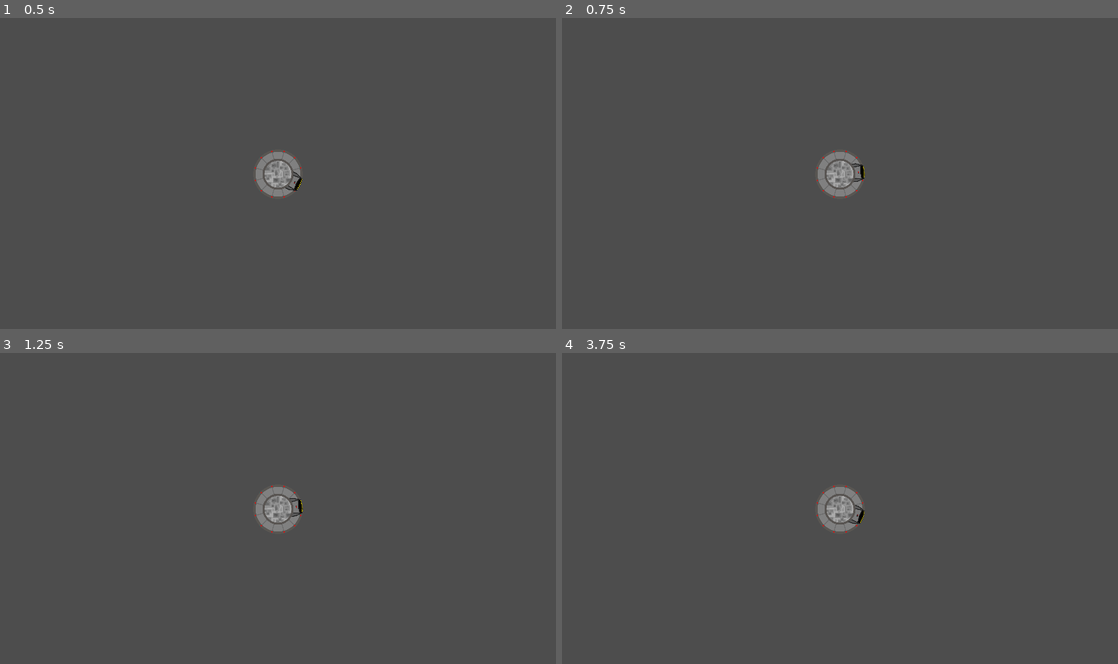
Above: before the commit, frames 1-4 (two rows, left to right).
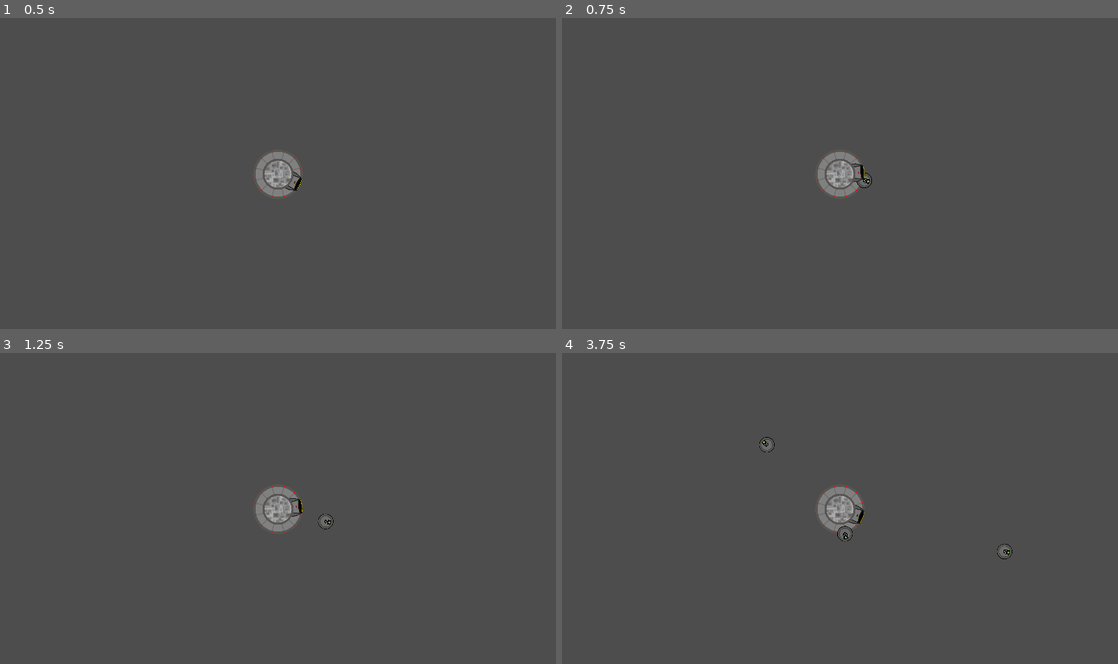
Above: after the commit, the same moments.

Repository: PlainOldNoah/DroneDeployer
Game: Godot game, scene res://main.tscn
Two runs of this game, one before a commit and one after it. Both use one fixed random seed, a clock stepped at 60 frames per second and the inputs below.
Inputs (mouse positions are in pixels of both pictures, inside the frame that each line leads up to):
- Up to frame 1 (0.5 s): no input
- Up to frame 2 (0.75 s): tap Enter at 0.5 s; move the mouse to (962, 157) at 0.52 s; press the mouse at (962, 157) at 0.53 s
- Up to frame 3 (1.25 s): no input
- Up to frame 4 (3.75 s): move the mouse to (728, 524) at 1.27 s; release the mouse at (728, 524) at 1.28 s; click (728, 524) at 1.35 s; move the mouse to (895, 440) at 2.02 s; press the mouse at (895, 440) at 2.03 s; move the mouse to (812, 570) at 2.77 s; release the mouse at (812, 570) at 2.78 s; click (812, 570) at 2.85 s; move the mouse to (1006, 555) at 3.52 s; press the mouse at (1006, 555) at 3.53 s

Frame 1 is identical in both runs. In frame 2, less than 0.1% of the frame differs, in the area x 53-56%, y 49-55%; in frame 3, less than 0.1%; in frame 4, 0.2%, in the area x 35-81%, y 27-67%.

Commit message:
Lots of planning around the ddcc, left off in unstable state

Diff:
--- a/Drone Deployer/drone_core/ddcc.gd
+++ b/Drone Deployer/drone_core/ddcc.gd
@@ -4,9 +4,10 @@
 @export var rotation_weight:float = 0.2
 @onready var deployer := $Sprites/Deployer
 @onready var deploy_pnt := $Sprites/Deployer/DeployPoint
+@onready var deploy_clearing := $Sprites/Deployer/DeploymentClearing
 
-func _ready():
-	var _ok := DroneManager.connect("drone_deployed", deploy_drone)
+#func _ready():
+#	var _ok := DroneManager.connect("drone_deployed", deploy_drone)
 
 
 # Called every frame. 'delta' is the elapsed time since the previous frame.
@@ -19,14 +20,53 @@
 	deployer.global_rotation = lerp_angle(deployer.global_rotation, angle, rotation_weight)
 
 
-func deploy_drone(drone:Drone):
-	drone.deploy(deploy_pnt.global_position, deployer.rotation)
+# Returns true if the deployer is free from obstacles
+func is_deployer_clear() -> bool:
+	if deploy_clearing.get_overlapping_bodies().size() == 0:
+		return true
+	else:
+		return false
 
 
-func skip_drone():
-	pass
+#func deploy_drone(drone:Drone):
+#	drone.deploy(deploy_pnt.global_position, deployer.rotation)
+#	drone.set_home(self)
+
+
+func deploy_next_drone():
+	if deploy_clearing.get_overlapping_bodies().size() == 0:
+		for i in 8:
+			print(DroneManager.get_next_drone())
+
+		var drone:Drone = DroneManager.get_next_drone()
+		if drone != null:
+			drone.deploy(deploy_pnt.global_position, deployer.rotation)
+			drone.set_home(self)
+			DroneManager.remove_drone_from_queue(drone)
+
+
+
+#func deploy(drone:Drone):
+#	print(drone)
+#	drone.deploy(deploy_pnt.global_position, deployer.rotation)
+#	drone.set_home(self)
 
 
 func _on_collection_range_body_entered(body):
+	if body.is_in_group("drone") and body.collectable == true:
+		body.ddcc_collection_range_entered()
+
+
+func _on_collection_range_body_exited(body):
 	if body.is_in_group("drone"):
-		body.store()
+		body.ddcc_collection_range_exited()
+
+
+#func _on_core_area_body_entered(body):
+#	if body.is_in_group("drone"):
+#		body.store()
+
+
+#func _on_arming_range_body_exited(_body):
+#	if body.is_in_group("drone"):
+#		body.ddcc_arming_range_exited()
--- a/Drone Deployer/drone_core/ddcc.tscn
+++ b/Drone Deployer/drone_core/ddcc.tscn
@@ -15,15 +15,22 @@
 atlas = ExtResource("2_avquc")
 region = Rect2(0, 528, 264, 264)
 
+[sub_resource type="CapsuleShape2D" id="CapsuleShape2D_fvfl8"]
+radius = 39.0
+height = 162.0
+
 [sub_resource type="AtlasTexture" id="AtlasTexture_usjbi"]
 atlas = ExtResource("2_avquc")
 region = Rect2(0, 792, 264, 264)
 
-[sub_resource type="CircleShape2D" id="CircleShape2D_2ni5f"]
-radius = 80.0
+[sub_resource type="CircleShape2D" id="CircleShape2D_yahjk"]
+radius = 18.0278
+
+[sub_resource type="CircleShape2D" id="CircleShape2D_qk2ho"]
+radius = 132.0
 
 [sub_resource type="CircleShape2D" id="CircleShape2D_kmesp"]
-radius = 128.0
+radius = 190.0
 
 [node name="DDCC" type="Node2D"]
 script = ExtResource("1_g45i4")
@@ -41,25 +48,51 @@
 texture = SubResource("AtlasTexture_c50b6")
 
 [node name="DeployPoint" type="Marker2D" parent="Sprites/Deployer"]
-position = Vector2(108, 0)
+position = Vector2(80, 0)
+
+[node name="DeploymentClearing" type="Area2D" parent="Sprites/Deployer"]
+z_index = 1
+collision_layer = 0
+collision_mask = 2
+
+[node name="CollisionShape2D" type="CollisionShape2D" parent="Sprites/Deployer/DeploymentClearing"]
+position = Vector2(132, 0)
+rotation = -1.57079
+shape = SubResource("CapsuleShape2D_fvfl8")
+debug_color = Color(0, 0.643137, 0.294118, 0.419608)
 
 [node name="Cover" type="Sprite2D" parent="Sprites"]
 z_index = 1
 texture = SubResource("AtlasTexture_usjbi")
 
-[node name="PhysicalArea" type="StaticBody2D" parent="."]
-collision_layer = 8
-collision_mask = 0
+[node name="CoreArea" type="Area2D" parent="."]
+z_index = 1
+collision_layer = 0
+collision_mask = 2
 
-[node name="CollisionShape2D" type="CollisionShape2D" parent="PhysicalArea"]
-shape = SubResource("CircleShape2D_2ni5f")
-debug_color = Color(0.960784, 0, 0.505882, 0.419608)
+[node name="CollisionShape2D" type="CollisionShape2D" parent="CoreArea"]
+shape = SubResource("CircleShape2D_yahjk")
+debug_color = Color(0.764706, 0.172549, 1, 0.0980392)
+
+[node name="ArmingRange" type="Area2D" parent="."]
+z_index = 1
+collision_layer = 0
+collision_mask = 2
+
+[node name="CollisionShape2D" type="CollisionShape2D" parent="ArmingRange"]
+shape = SubResource("CircleShape2D_qk2ho")
+debug_color = Color(0.835294, 0.388235, 0, 0.0980392)
 
 [node name="CollectionRange" type="Area2D" parent="."]
+z_index = 1
 collision_layer = 0
 collision_mask = 2
 
 [node name="CollisionShape2D" type="CollisionShape2D" parent="CollectionRange"]
 shape = SubResource("CircleShape2D_kmesp")
+debug_color = Color(0, 0.6, 0.701961, 0.0980392)
 
+[connection signal="body_entered" from="CoreArea" to="." method="_on_core_area_body_entered"]
+[connection signal="body_exited" from="ArmingRange" to="." method="_on_arming_range_body_exited"]
 [connection signal="body_entered" from="CollectionRange" to="." method="_on_collection_range_body_entered"]
+[connection signal="body_exited" from="CollectionRange" to="." method="_on_collection_range_body_exited"]
--- a/Drone Deployer/drone_core/drone.gd
+++ b/Drone Deployer/drone_core/drone.gd
@@ -1,9 +1,10 @@
 class_name Drone
 extends CharacterBody2D
 
-# STORED=Waiting in DDCC / DEPLOYED=Actively on the map / RETURNING=Heading back to DDCC / SPAWNING=Leaving DDCC / PAUSED=Speed set to 0
-enum STATES {STORED, DEPLOYED} # PAUSED RETURNING
-var state:int = STATES.STORED
+signal state_changed(new_state:int)
+
+enum STATES {STORED, DEPLOYED, RETURNING, ARMING} # PAUSED RETURNING
+var state:int = -1
 
 @onready var collision_shape := $CollisionShape2D
 
@@ -11,9 +12,13 @@
 	"speed":100
 }
 
+var collectable:bool = false
+var home_pos:Vector2 = Vector2.ZERO
+
+
 func _ready():
 	add_to_group("drone")
-	store()
+	set_state(STATES.STORED)
 
 
 func _physics_process(delta):
@@ -28,26 +33,41 @@
 # FOR INTERNAL CALLING ONLY
 # State machine for the Drone; enables/disables collisions, sprites, movement, etc.
 func set_state(new_state:int):
+	print(self.name, ": ", new_state)
+	if new_state == state:
+		print_debug("WARNING: Already in state <", state, ">")
+
 	state = new_state
 	match state:
+
+		STATES.DEPLOYED:
+			set_visible(true)
+			collision_shape.set_deferred("disabled", false)
+
+		STATES.RETURNING:
+			pass
+
 		STATES.STORED:
+			DroneManager.add_drone_to_queue(self)
 			collision_shape.set_deferred("disabled", true)
 			set_visible(false)
 			set_velocity_from_vector(Vector2i.ZERO, 0)
 			global_position = Vector2.ZERO
+		_:
+			print_debug("ERROR: STATE NOT DEFINED <", new_state, ">")
+			return
 
-		STATES.DEPLOYED:
-			collision_shape.set_deferred("disabled", false)
-			set_visible(true)
-		_:
-			print_debug("ERROR: ILLEGAL STATE TRANSITION ATTEMPT")
+#	emit_signal("state_changed", new_state)
 
 
 # Activates a Drone for the map with a starting point and angle (in radians)
 func deploy(deploy_pos:Vector2, deploy_angle:float):
-	set_state(STATES.DEPLOYED)
-	set_global_position(deploy_pos)
-	set_velocity_from_radians(deploy_angle)
+	if state == STATES.STORED:
+		set_state(STATES.DEPLOYED)
+		set_global_position(deploy_pos)
+		set_velocity_from_radians(deploy_angle)
+	else:
+		print_debug("ERROR: ILLEGAL STATE TRANSITION", state)
 
 
 # Deactivates a Drone from deployment and "hides" it
@@ -55,16 +75,14 @@
 	set_state(STATES.STORED)
 
 
-#func pause():
-#	pass
+func ddcc_collection_range_entered():
+	if collectable == true:
+		set_state(STATES.RETURNING)
+		go_to(home_pos)
 
 
-#func resume():
-#	pass
-
-
-#func return_home():
-#	pass
+func ddcc_collection_range_exited():
+	collectable = true
 
 
 # ===== COLLISION & MOVEMENT =====
@@ -85,6 +103,11 @@
 	change_facing_direction()
 
 
+# Sets the current heading to that of the provided point
+func go_to(point:Vector2):
+	set_velocity_from_vector(point - self.get_global_position())
+
+
 # Adjusts the rotation to that of the current velocity
 func change_facing_direction():
 #	rotation = lerp_angle(rotation, velocity.angle() + PI/2, 0.1)
@@ -100,3 +123,8 @@
 func set_velocity_from_vector(vector:Vector2, speed:int=stats.speed):
 	set_velocity(vector.normalized() * speed)
 	change_facing_direction()
+
+
+# Sets the home position
+func set_home(home:Node):
+	home_pos = home.get_global_position()
--- a/Drone Deployer/drone_core/drone_manager.gd
+++ b/Drone Deployer/drone_core/drone_manager.gd
@@ -13,10 +13,6 @@
 	emit_signal("drone_created", drone_inst)
 
 
-#func remove_drone():
-#	pass
-
-
 func add_drone_to_queue(drone:Drone):
 	drone_queue.append(drone)
 
@@ -30,10 +26,18 @@
 	return drone_queue
 
 
-func deploy_next_drone():
-	var focus_drone:Drone = drone_queue.pop_front()
-	if focus_drone != null:
-		emit_signal("drone_deployed", focus_drone)
+func get_next_drone():
+	return null if drone_queue.is_empty() else drone_queue[0]
+
+#	var focus_drone:Drone = drone_queue.pop_front()
+#	if focus_drone != null:
+#		return focus_drone
+
+
+#func deploy_next_drone():
+#	var focus_drone:Drone = drone_queue.pop_front()
+#	if focus_drone != null:
+#		emit_signal("drone_deployed", focus_drone)
 
 
 func skip_next_drone():
--- a/Drone Deployer/main.gd
+++ b/Drone Deployer/main.gd
@@ -1,6 +1,6 @@
 extends Node
 
 func _ready():
-	for i in 20:
+	for i in 8:
 		DroneManager.create_new_drone()
-		await get_tree().create_timer(1).timeout
+#		await get_tree().create_timer(1).timeout
--- a/Drone Deployer/ui/gameboard.gd
+++ b/Drone Deployer/ui/gameboard.gd
@@ -28,6 +28,6 @@
 
 func _input(event):
 	if event.is_action_pressed("deploy_drone"):
-		DroneManager.deploy_next_drone()
+		ddcc.deploy_next_drone()
 	elif event.is_action_pressed("skip_drone"):
 		pass
Not shown: 1 places in Drone Deployer/drone_core/ddcc.tscn that only renumber resources
